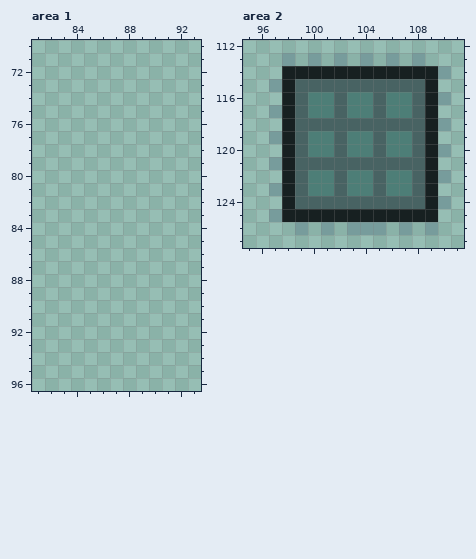
Two states of a pixel-art file, Assets/Pixelart/overview.aseprite. Above is the file before it was changed.
112x128 pixels, 1 frame. Colours within 5 levels of each other are drawn and written as one. Shown: area 1: x 81..93, y 70..96; area 2: x 95..111, y 112..127. The commit also changed other parts of the picture, which this record leaves out.
New version:
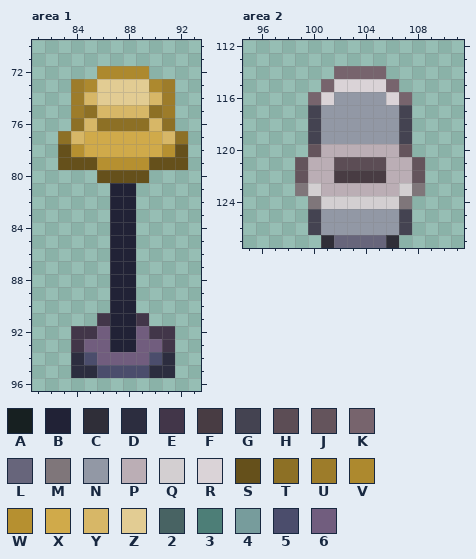
Palette (. is transparent): A #172021  B #212236  C #2f2e38  D #2c2d3f  E #423649  F #483c43  G #444351  H #5c4d55  J #64545c  K #77646d  L #67657b  M #7f767a  N #9298a5  P #bbaeb5  Q #d3cfd1  R #dad3d7  S #65501b  T #8d7025  U #9d7c2a  V #ad892e  W #b69030  X #d0aa4a  Y #d7b767  Z #e2cc93  2 #486363  3 #4d7e77  4 #779c9c  5 #4b4d6c  6 #715d7e
Changes in this commit:
Changed rows in their new state; - is an unchanged pixel.
Area 1:
first column x 83:
72 ---VVVV---
73 -UVZZZZVU-
74 -UYZZZZYU-
75 -UTYYYYTU-
76 -TYTTTTYT-
77 TYXXXXXXYT
78 SWXXXXXXWS
79 SSSWWWWSSS
80 ---SSSS---
81 ----BB----
82 ----BB----
83 ----BB----
84 ----BB----
85 ----BB----
86 ----BB----
87 ----BB----
88 ----BB----
89 ----BB----
90 ----BB----
91 ---EBBE---
92 -EE6BB6EE-
93 -E66BB66E-
94 -D566665D-
95 -DD5555DD-
Area 2:
first column x 97:
113 -.-.-.-.-.-.--
114 -....KKKK.....
115 ....KRRRRK...-
116 -..KRNNNNRK...
117 ...GNNNNNNG..-
118 -..GNNNNNNG...
119 ...GNNNNNNG..-
120 -..JPPPPPPJ...
121 ..JPPHHHHPPJ.-
122 -.JPPFFFFPPJ..
123 ..MQPPPPPPQM.-
124 -..MQQQQQQM...
125 ...GNNNNNNG..-
126 --.GNNNNNNG-.-
127 ----CLLLLC----
